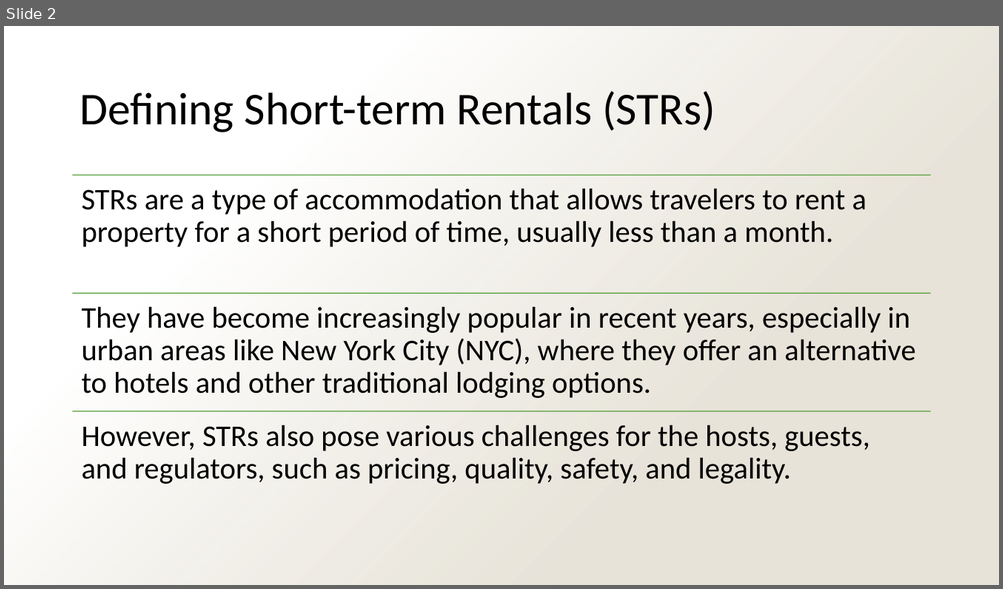
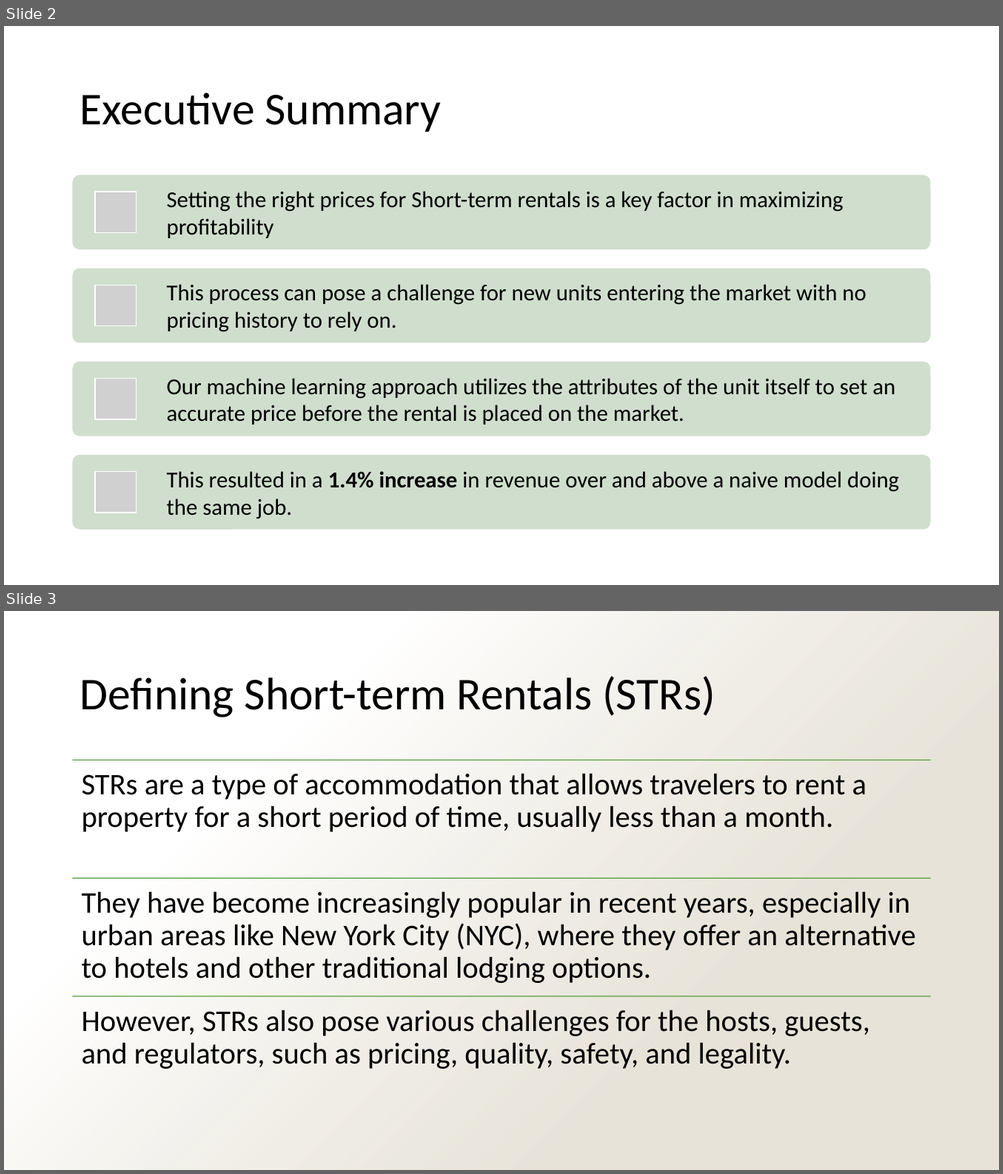
Before and after one commit to n-altawam/Sprinboard, a slide deck: Capstone 2/Report Files/Capstone 2 Presentation.pptx. Shown one above the other, each under a label of ours: slide 2 before the commit, slides 2 and 3 after it. The pictures are 1003x589 and 1003x1174 pixels, drawn with LibreOffice and Linux fonts; fonts in the diff are those of the drawing; grey boxes stand for pictures; background and template pictures are left out. Boxes give left, top, right and bottom in pixels: in the first picture for what was removed or moved away, otherwise in the second. Text is boxed around its words. In the diff, an @@ line names an element or a change of style, - is before the commit and + after.

```diff
--- a/Capstone 2/Report Files/Capstone 2 Presentation.pptx
+++ b/Capstone 2/Report Files/Capstone 2 Presentation.pptx
@@ slide 2 added at (4,26,999,585), background #FFFFFF @@
@@ title added at (79,93,441,132), 44 pt, text #000000 @@
+Executive Summary
@@ group added at (73,175,930,530): 4 rounded rectangles, 4 pictures, 4 texts @@
+Setting the right prices for Short-term rentals is a key factor in maximizing profitability
+This process can pose a challenge for new units entering the market with no pricing history to rely on.
+Our machine learning approach utilizes the attributes of the unit itself to set an accurate price before the rental is placed on the market.
+This resulted in a 1.4% increase in revenue over and above a naive model doing the same job.
@@ what was slide 2 is now slide 3 @@
```
Also in this commit, not shown: 6 slides changed, 9 other files.
